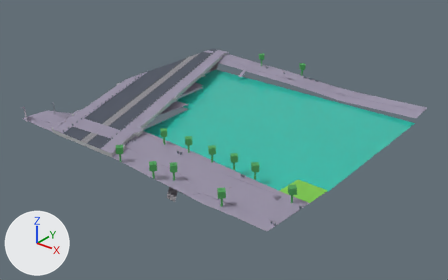
The glTF model public/maps/melbourne/chunks/6_-15.glb as it was, and as the next commit left it.
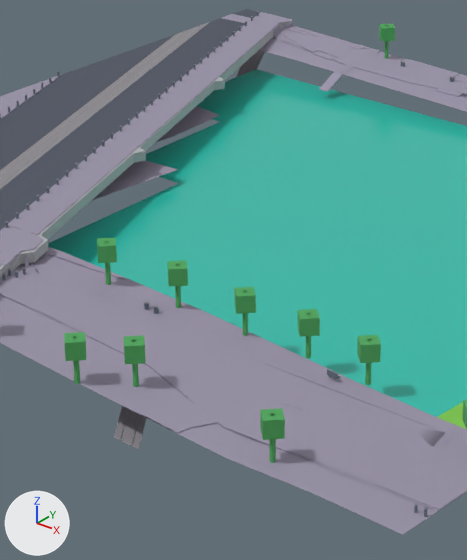
Each version is shown whole from a 50 mm camera at (919.9, 1558.3, 107.3) aimed at (774.0, 1740.7, -5.8), then close up on the part from 28% to 65% of the width and 16% to 86% of the height. Lighting does not change. The marker at lower left points along +X, +Y and +Z. The older version's two pictures come first. Where no turn or scale is listed for an object, it has been applied to the vertices. Vertices at exactly the same position are counted once.

Objects in the first close-up: 'compiled-chunk'.
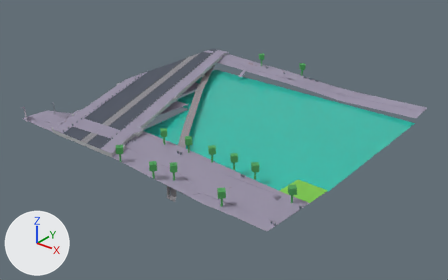
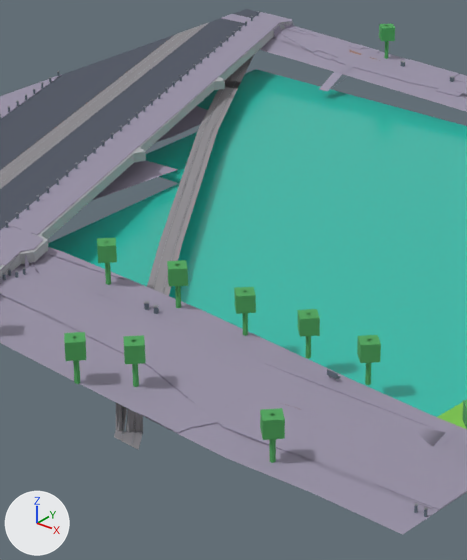
Where the newer file only moved an object's origin or applied its transform, the numbers keep the older frame.

Where the change shows, as pixel boxes [x1, y1, x2, y2] in the close-ups (467 x 560 px):
part 1 of me_mesh_0, added: after [147, 81, 240, 296]
part 2 of me_mesh_0, added: after [163, 84, 235, 291]
part 3 of me_mesh_0, added: after [153, 85, 226, 288]
part 4 of me_mesh_0, deleted: before [237, 50, 265, 77]
part 5 of me_mesh_0, built on: [114, 21, 288, 450] in both

The edits, one by one:
me_mesh_0 is used by ob_compiled_chunk; location (774.1, 1746.0, 2.6).
me_mesh_0 had 5898 vertices, 8919 faces and spanned x -60.1..60.1, y -61.6..61.6, z -9.1..9.1.
me_mesh_0 now has 5250 vertices, 7902 faces and spans x -60.1..60.1, y -61.6..61.6, z -3.6..9.1.
me_mesh_0 part 1: a new loose piece of 38 vertices spanning x -43.2..10.4, y -44.2..34.7, z 0.5, in mat_ballast (grey #939095).
me_mesh_0 part 2: a new loose piece of 37 vertices spanning x -40.4..8.8, y -41.6..33.0, z 0.6, in mat_rail (grey #9ea2a8).
me_mesh_0 part 3: a new loose piece of 36 vertices spanning x -41.6..7.7, y -42.4..32.2, z 0.6, in mat_rail (grey #9ea2a8).
me_mesh_0 part 4: the loose piece of 81 vertices spanning x -58.4..-38.8, y 30.4..60.0, z -7.1..-2.4 is deleted.
me_mesh_0 part 5: 6 vertices moved from x -49.2..15.3, y -51.2..58.5, z -3.3..2.3 to x -49.2..20.3, y -58.9..58.5, z -3.5..2.3; 680 vertices removed from x -49.2..19.3, y -54.9..58.5, z -9.1..4.3; 126 vertices added at x -58.4..21.1, y -58.9..60.0, z -3.6..2.3.
Other edits to the shape of me_mesh_0 do not show in these pictures.
